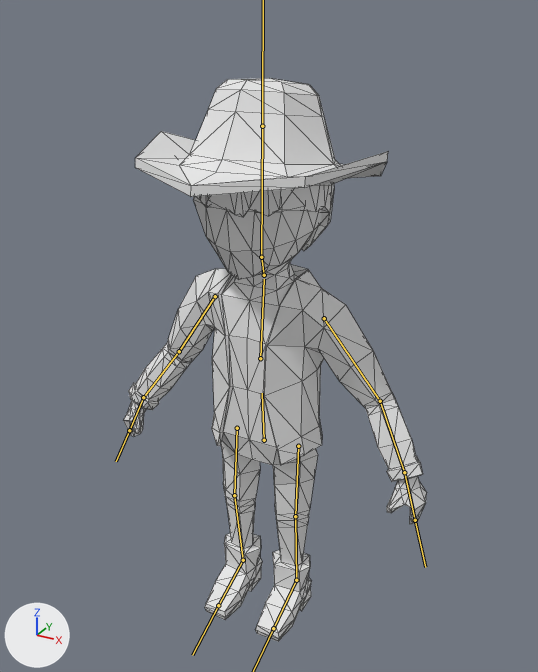
What one commit did to the FBX model 3DGameEngine/res/Character Running.fbx.
Both versions are drawn from a camera (50 mm lens) standing at (5.01, -8.94, 9.52) and looking at (-0.03, 0.22, 4.94). Every picture has the same lights, and +X, +Y and +Z are marked at lower left. The bones that bend it are drawn over the model as lines. Mesh edges are drawn as thin lines.
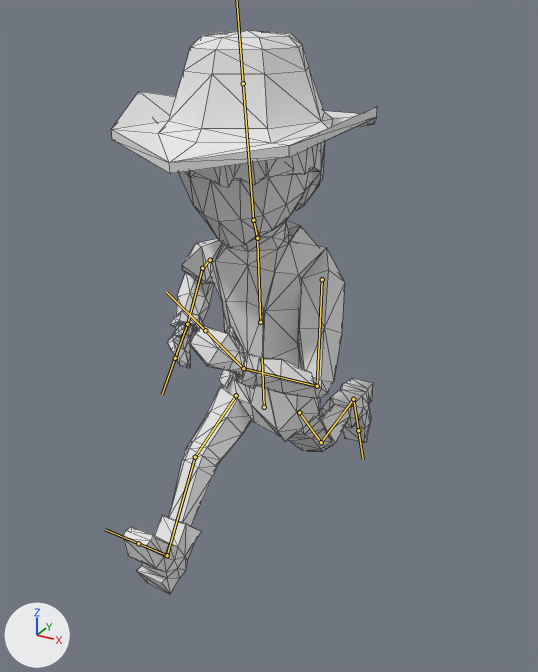
The newer file adds an action. The first version stands in its rest pose; the second is drawn at frame 11 of the action 'Armature|Armature|Armature|Armature|Armature|ArmatureAction|Armature|Arm'.

What the commit changed:
Bone 'Torso' (bone_torso) moves from (0.0, 0.0, 0.0) to (0.0, 0.6, -0.04).
Bone 'Chest' (bone_chest) turns from (0, 0, 0) to (8, 0, 0) degrees about its own x, y and z.
Bone 'Upper_Arm.L' (bone_upper_arm_l) turns from (0, 0, 0) to (56, 34, 17) degrees about its own x, y and z.
Bone 'Lower_Arm.L' (bone_lower_arm_l) turns from (0, 0, 0) to (13, -9, -76) degrees about its own x, y and z.
Bone 'Hand.L' (bone_hand_l) turns from (0, 0, 0) to (3, 2, -37) degrees about its own x, y and z.
Bone 'Upper_Arm.R' (bone_upper_arm_r) turns from (0, 0, 0) to (-53, -42, 35) degrees about its own x, y and z.
Bone 'Lower_Arm.R' (bone_lower_arm_r) turns from (0, 0, 0) to (1, 11, -92) degrees about its own x, y and z.
Bone 'Hand.R' (bone_hand_r) turns from (0, 0, 0) to (-15, 44, -33) degrees about its own x, y and z.
Bone 'Upper_Leg.L' (bone_upper_leg_l) turns from (0, 0, 0) to (-45, 0, 0) degrees about its own x, y and z.
Bone 'Lower_Leg.L' (bone_lower_leg_l) turns from (0, 0, 0) to (43, -1, 0) degrees about its own x, y and z.
Bone 'Upper_Leg.R' (bone_upper_leg_r) turns from (0, 0, 0) to (63, 1, 0) degrees about its own x, y and z.
Bone 'Lower_Leg.R' (bone_lower_leg_r) turns from (0, 0, 0) to (20, 0, 0) degrees about its own x, y and z.
Bone 'Foot.R' (bone_foot_r) turns from (0, 0, 0) to (29, 0, 0) degrees about its own x, y and z.

Boxes [x1, y1, x2, y2] around the edits, measured in the pictures (538 x 672 px):
'Cube', posed (12% narrower)
    before: [123, 78, 427, 641]
    after: [111, 30, 377, 594]
bone 'Torso', root to tip
    before: (264, 440) to (262, 393)
    after: (264, 407) to (262, 358)
bone 'Chest', root to tip
    before: (260, 358) to (264, 279)
    after: (260, 322) to (257, 241)
bone 'Upper_Arm.L', root to tip
    before: (324, 318) to (380, 401)
    after: (322, 279) to (317, 386)
bone 'Lower_Arm.L', root to tip
    before: (380, 401) to (404, 472)
    after: (317, 386) to (243, 368)
bone 'Hand.L', root to tip
    before: (404, 472) to (415, 520)
    after: (243, 368) to (205, 330)
bone 'Upper_Arm.R', root to tip
    before: (215, 296) to (179, 351)
    after: (210, 260) to (202, 268)
bone 'Lower_Arm.R', root to tip
    before: (179, 351) to (143, 397)
    after: (202, 268) to (187, 324)
bone 'Hand.R', root to tip
    before: (143, 397) to (129, 430)
    after: (187, 324) to (175, 358)
bone 'Upper_Leg.L', root to tip
    before: (298, 446) to (295, 516)
    after: (299, 412) to (321, 442)
bone 'Lower_Leg.L', root to tip
    before: (295, 516) to (296, 580)
    after: (321, 442) to (353, 399)
bone 'Upper_Leg.R', root to tip
    before: (237, 428) to (234, 495)
    after: (236, 395) to (195, 457)
bone 'Lower_Leg.R', root to tip
    before: (234, 495) to (243, 560)
    after: (195, 457) to (167, 555)
bone 'Foot.R', root to tip
    before: (243, 560) to (218, 605)
    after: (167, 555) to (138, 543)
